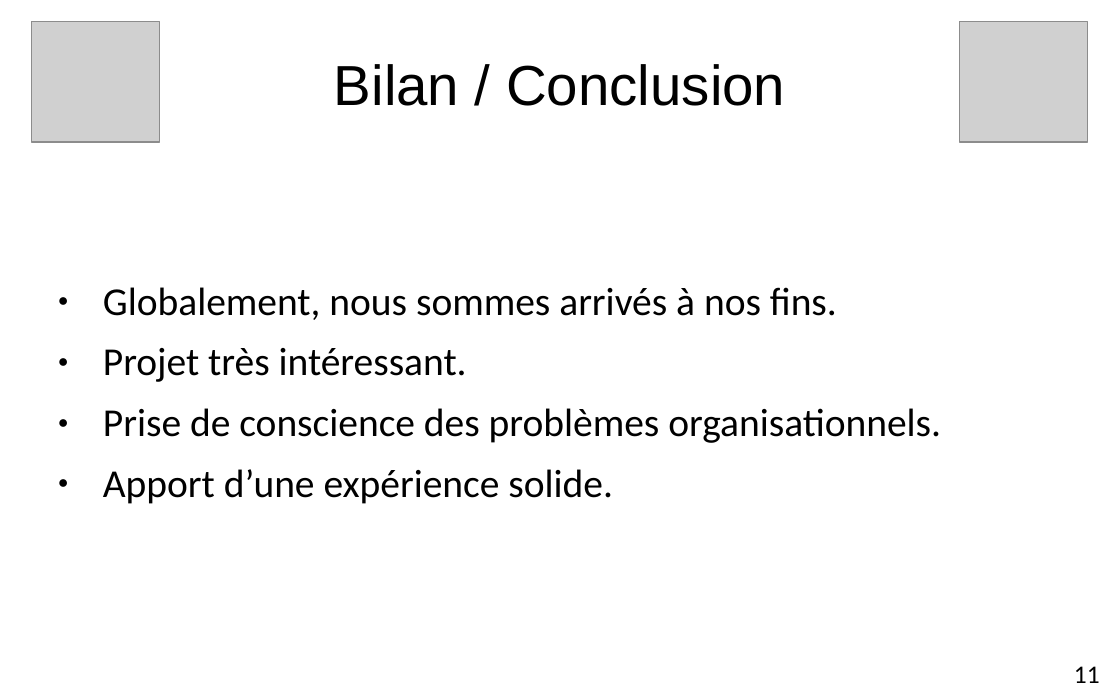
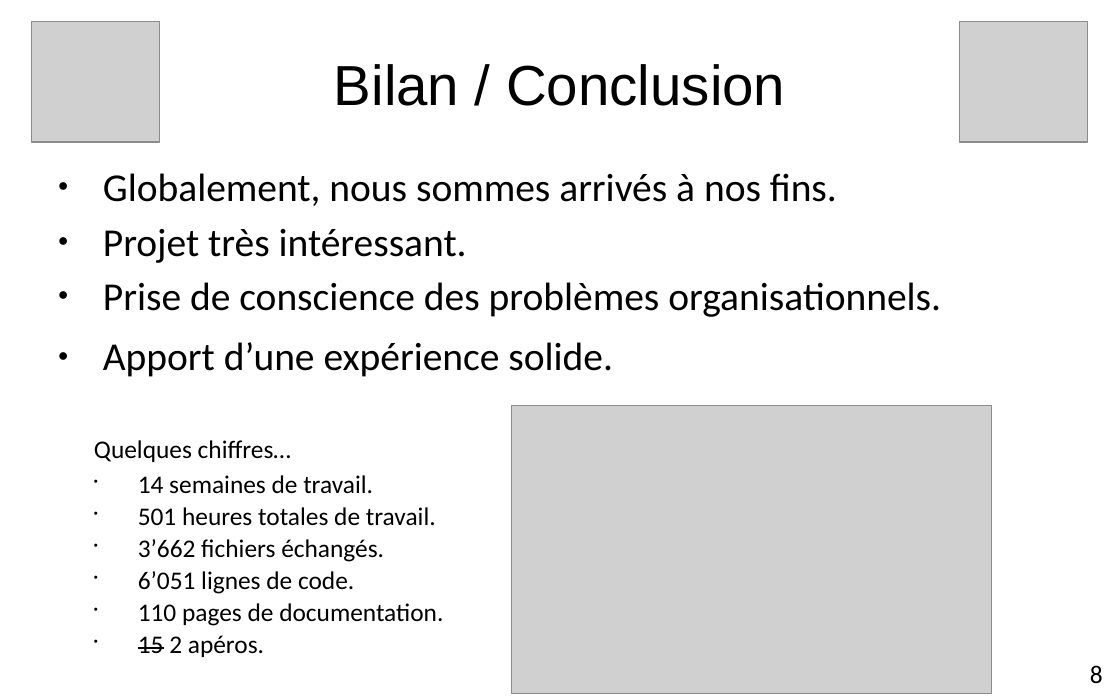
Before and after one commit to edri/ProjetChat2015, a slide deck: slide 9 of Documentation/Présentation/Projet de semestre.odp. Drawn at 1120x700 pixels with LibreOffice and Linux fonts; fonts in the diff are those of the drawing; grey boxes stand for pictures; background and template pictures are left out. Boxes give left, top, right and bottom in pixels: in the first picture for what was removed or moved away, otherwise in the second. Text is boxed around its words. In the diff, an @@ line names an element or a change of style, - is before the commit and + after.

```diff
--- a/Documentation/Présentation/Projet de semestre.odp
+++ b/Documentation/Présentation/Projet de semestre.odp
@@ text "Globalement, nous sommes arrivés à ...": place and size @@
-text "Globalement, nous sommes arrivés à ..." at (103,287,941,504)
+text "Globalement, nous sommes arrivés à ..." at (94,173,941,657)
@@ text at (103,173,941,317): line spacing 0.93 to 0.8 @@
@@ picture added at (512,406,993,694) @@
@@ text at (94,440,443,657): paragraphs added @@
+Quelques chiffres…
+• 14 semaines de travail.
+• 501 heures totales de travail.
+• 3’662 fichiers échangés.
+• 6’051 lignes de code.
+• 110 pages de documentation.
+• 15 2 apéros.
@@ text at (1090,665,1103,684): text changed @@
-11
+8
```
Also in this commit, not shown: 3 other slides changed, 2 other files.
